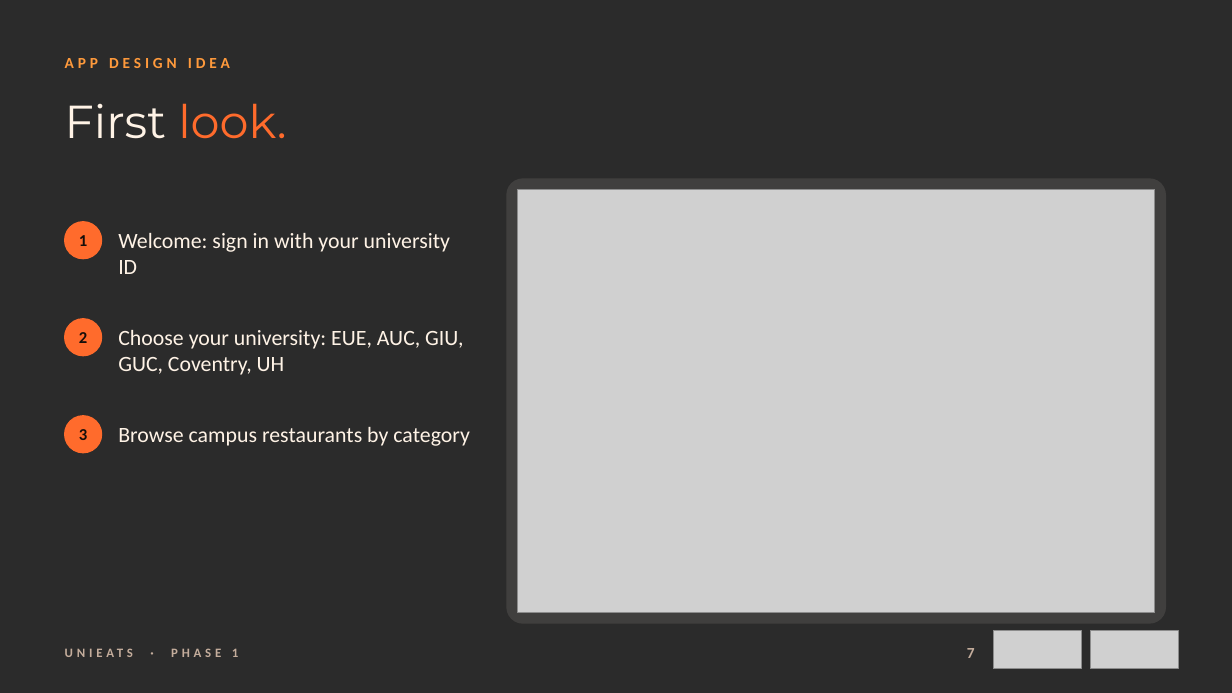
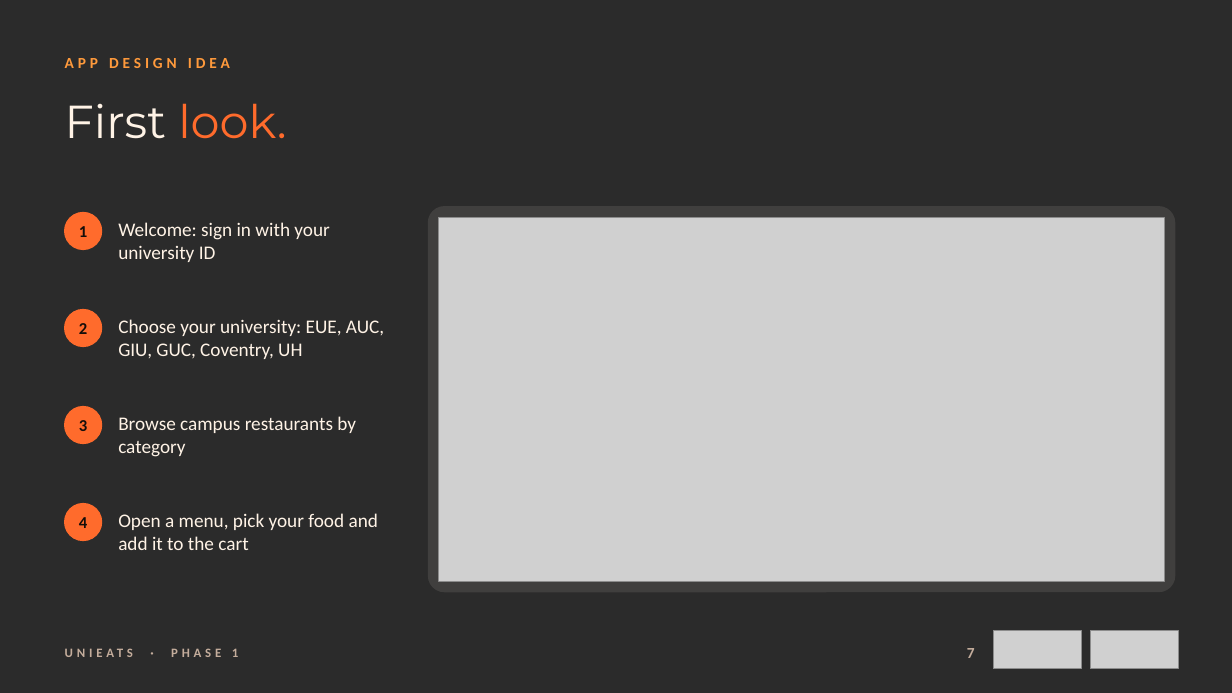
Before and after one commit to mostafaattiaa/UniEats, a slide deck: slide 7 of UniEats_Phase1.pptx. Drawn at 1232x693 pixels with LibreOffice and Linux fonts; fonts in the diff are those of the drawing; grey boxes stand for pictures; background and template pictures are left out; a plain dark background stands for a picture behind light text. Boxes give left, top, right and bottom in pixels: in the first picture for what was removed or moved away, otherwise in the second. Text is boxed around its words. In the diff, an @@ line names an element or a change of style, - is before the commit and + after.

```diff
--- a/UniEats_Phase1.pptx
+++ b/UniEats_Phase1.pptx
@@ rounded rectangle: place and size @@
-rounded rectangle at (506, 178, 1166, 624)
+rounded rectangle at (428, 206, 1176, 592)
@@ rounded rectangle at (428, 206, 1176, 592): proportions changed @@
@@ size 17 to 15 pt in 3 elements at (118, 319, 384, 359), (118, 416, 356, 457), (118, 222, 329, 262) @@
@@ text "Welcome: sign in with your ...": place and size @@
-text "Welcome: sign in with your ..." at (118, 233, 450, 274)
+text "Welcome: sign in with your ..." at (118, 222, 329, 262)
@@ picture: place and size @@
-picture at (518, 189, 1155, 613)
+picture at (439, 217, 1165, 581)
@@ text "Choose your university: EUE, AUC, ...": place and size @@
-text "Choose your university: EUE, AUC, ..." at (118, 330, 463, 375)
+text "Choose your university: EUE, AUC, ..." at (118, 319, 384, 359)
@@ 3 texts, 3 ellipses: place and size @@
-3 texts, 3 ellipses at (65, 222, 102, 453)
+3 texts, 3 ellipses at (65, 213, 102, 444)
@@ text "Browse campus restaurants by category": place and size @@
-text "Browse campus restaurants by category" at (118, 427, 470, 446)
+text "Browse campus restaurants by category" at (118, 416, 356, 457)
@@ ellipse added at (65, 504, 102, 541), fill #FF6B2C, outline #FF6B2C 1 pt @@
@@ text added at (79, 517, 87, 528), 13 pt, text #150E0A, bold @@
+4
@@ text added at (118, 513, 378, 550), 15 pt, text #FFF3E6 @@
+Open a menu, pick your food and add it to the cart
```
Also in this commit, not shown: 2 other files.
